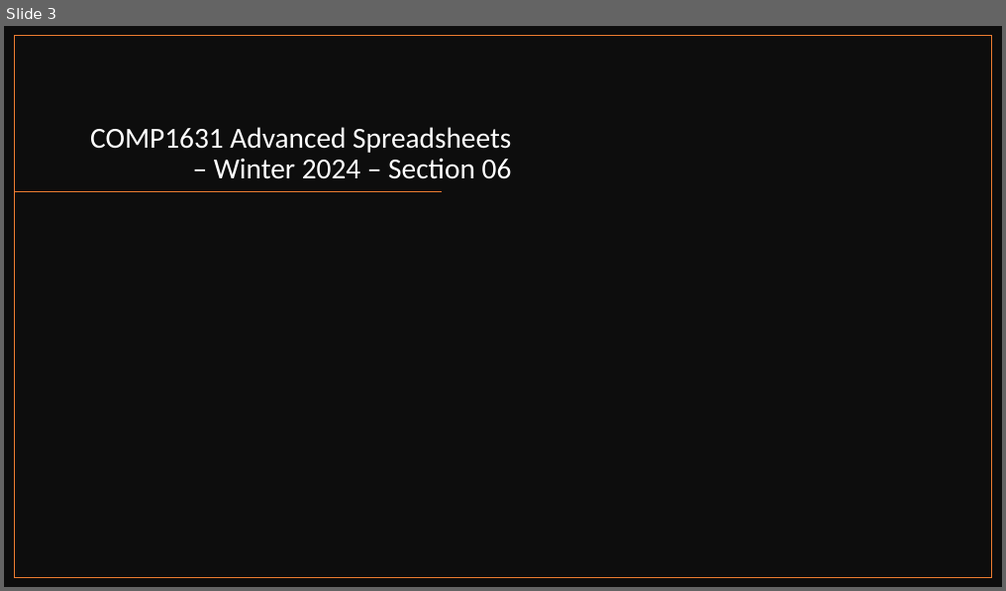
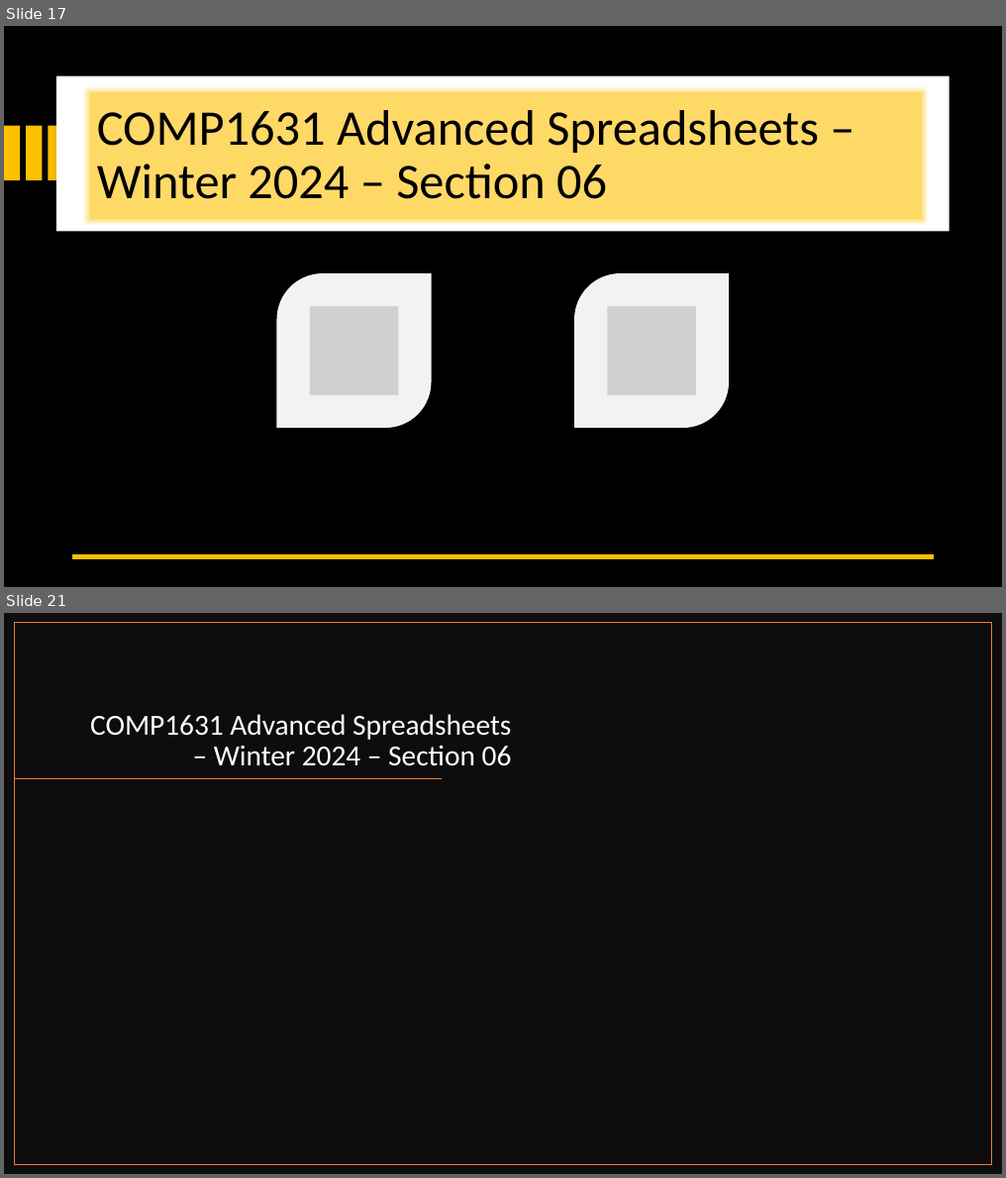
Before and after one commit to muktoakash/Teaching, a slide deck: COMP1631/Lecture_1.pptx. Shown one above the other, each under a label of ours: slide 3 before the commit, slides 17 and 21 after it; the slides between them are not shown. The pictures are 1006x591 and 1006x1178 pixels, drawn with LibreOffice and Linux fonts; fonts in the diff are those of the drawing; grey boxes stand for pictures. Boxes give left, top, right and bottom in pixels: in the first picture for what was removed or moved away, otherwise in the second. Text is boxed around its words. In the diff, an @@ line names an element or a change of style, - is before the commit and + after.

```diff
--- a/COMP1631/Lecture_1.pptx
+++ b/COMP1631/Lecture_1.pptx
@@ slide 17 added at <box>4,26,1002,587</box>, background #000000 @@
@@ rectangle added at <box>56,76,949,231</box>, fill #FFFFFF @@
@@ title added at <box>89,92,923,220</box>, fill #FFD966, 48 pt, text #000000 @@
+COMP1631 Advanced Spreadsheets – Winter 2024 – Section 06
@@ rectangle added at <box>4,126,20,181</box>, fill #FFC000 @@
@@ rectangle added at <box>26,126,42,181</box>, fill #FFC000 @@
@@ rectangle added at <box>49,126,63,181</box>, fill #FFC000 @@
@@ group added at <box>276,274,729,428</box>: 2 round diag rects, 2 pictures @@
@@ line added from (934, 557) to (73, 557), #FFC000 4.5 pt @@
@@ what was slide 3 is now slide 21 @@
```
Also in this commit, not shown: 18 other slides added, 2 other files.
